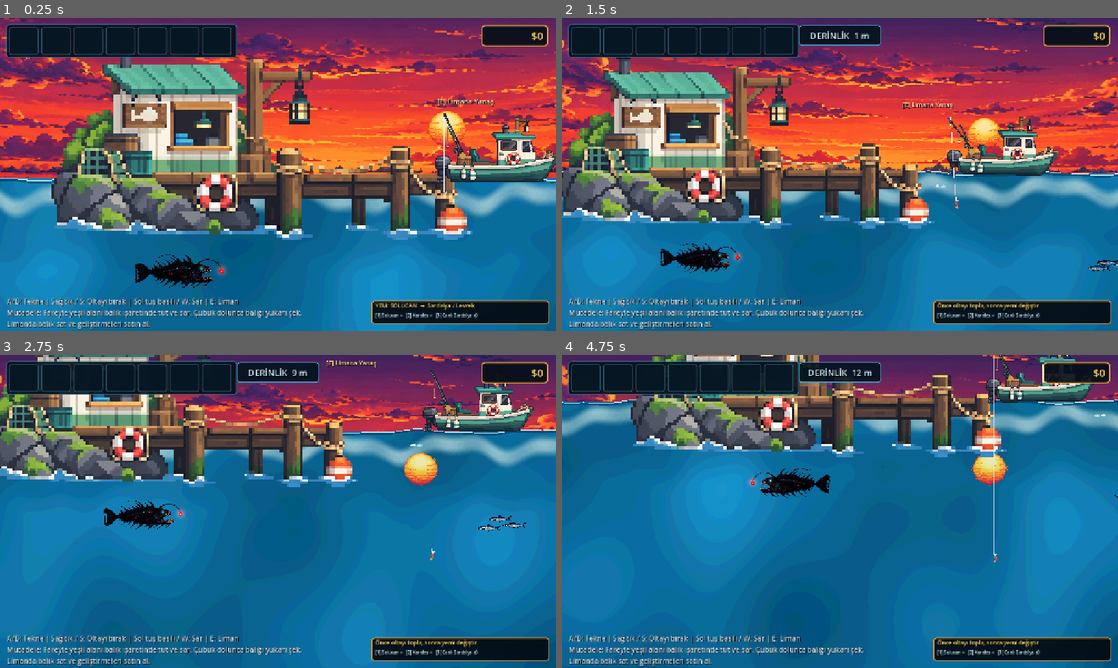
Above: before the commit, frames 1-4 (two rows, left to right).
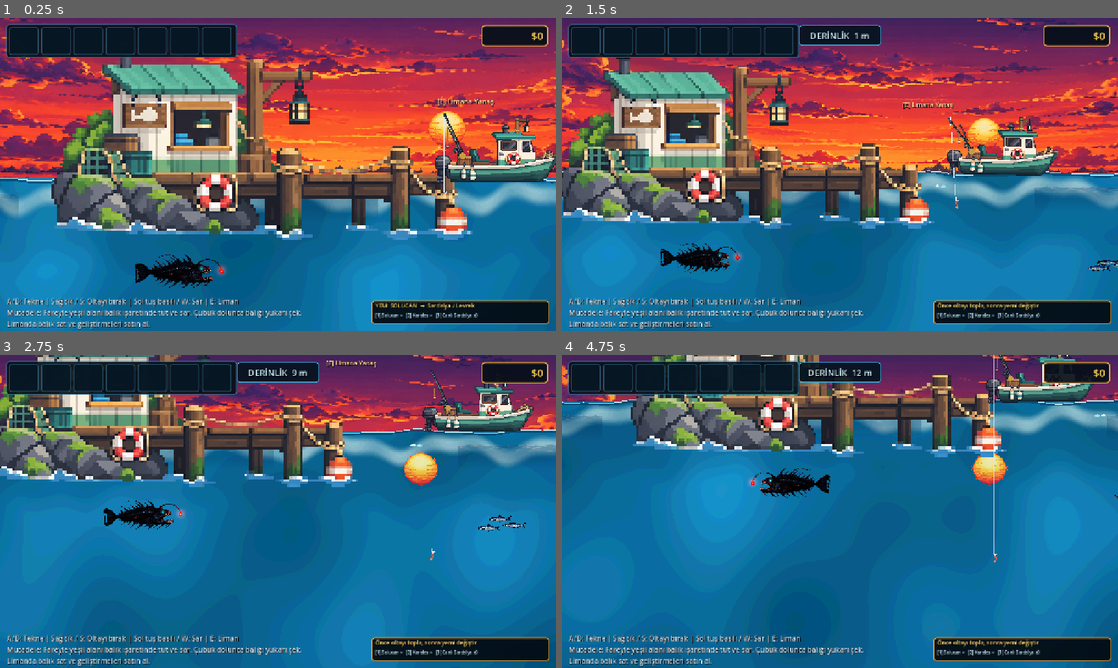
Above: after the commit, the same moments.

Repository: mirackayademir/TinyFisher
Game: Godot game, scene res://scenes/world.tscn
Same seed, same stepped clock (60 frames per second), same inputs: the game is played once before the commit and once after it.
Inputs (mouse positions are in pixels of both pictures, inside the frame that each line leads up to):
- Up to frame 1 (0.25 s): no input
- Up to frame 2 (1.5 s): tap Enter at 0.5 s; move the mouse to (962, 158) at 0.52 s; hold D (move_right) 0.53-1.28 s; tap E (dock) at 0.6 s; click (962, 158) at 0.67 s; move the mouse to (728, 190) at 1.27 s; hold S from 1.28 s (still down); tap 1 at 1.35 s
- Up to frame 3 (2.75 s): move the mouse to (333, 442) at 2.02 s; release S at 2.03 s; hold D (move_right) from 2.03 s (still down); tap 2 at 2.1 s
- Up to frame 4 (4.75 s): move the mouse to (812, 574) at 2.77 s; release D (move_right) at 2.78 s; hold W 2.78-3.53 s; tap 3 at 2.85 s; click (812, 574) at 2.92 s; move the mouse to (1006, 558) at 3.52 s; hold A (move_left) from 3.53 s (still down); tap E (dock) at 3.6 s; move the mouse to (673, 464) at 4.27 s; tap 1 at 4.35 s

The runs differ from the first frame. In frame 1, 0.4% of the frame differs, in the area x 0-68%, y 56-62%; in frame 2, 0.6%; in frame 3, 0.6%, in the area x 28-100%, y 28-55%; in frame 4, 0.5%.

Commit message:
Add ocean surface layer 4 of 36

Diff:
--- a/scenes/environment_layers.gd
+++ b/scenes/environment_layers.gd
@@ -2,7 +2,7 @@
 
 # TinyFisher katmanli dunya altyapisi.
 # 36 environment gorseli TEK TEK eklenecek.
-# Aktif: 1) sky_base_01.png  2) sun_01_TEMP.png  3) horizon_land_01.png
+# Aktif: 1) sky_base_01.png  2) sun_01_TEMP.png  3) horizon_land_01.png  4) ocean_surface_base_01.png
 
 const ENV_ROOT_NAME: String = "EnvironmentLayers"
 const DECOR_SEED: int = 9042026
@@ -17,6 +17,7 @@
 
 # Siralama: eski shader gokyuzu en arkada, yeni sky onun ustunde,
 # Horizon sky'in ustunde fakat Water'in arkasinda kalir.
+# OceanSurface ise mevcut Water'in ustunde sadece ince, yari saydam bir yuzey dokusudur.
 const Z_LEGACY_SKY: int = -11
 const Z_SKY_BASE: int = -10
 const Z_SUN: int = -7
@@ -40,6 +41,7 @@
 const SKY_TEXTURE_PATH: String = "res://assets/environment/surface/sky_base_01.png"
 const SUN_TEXTURE_PATH: String = "res://assets/environment/surface/sun_01_TEMP.png"
 const HORIZON_TEXTURE_PATH: String = "res://assets/environment/surface/horizon_land_01.png"
+const OCEAN_SURFACE_TEXTURE_PATH: String = "res://assets/environment/surface/ocean_surface_base_01.png"
 
 var _scene_id: int = 0
 var _world: Node2D = null
@@ -51,7 +53,7 @@
 func _ready() -> void:
 	process_mode = Node.PROCESS_MODE_ALWAYS
 	_rng.seed = DECOR_SEED
-	print("ENVIRONMENT LAYERS V8: HORIZON 25 PX ASAGI ALINDI")
+	print("ENVIRONMENT LAYERS V9: GORSEL 4/36 OCEAN SURFACE EKLENDI")
 
 
 func _process(_delta: float) -> void:
@@ -87,7 +89,8 @@
 	_build_sky_only()
 	_build_sun_only()
 	_build_horizon_only()
-	print("ENVIRONMENT: SKY + SUN + HORIZON aktif - 3/36")
+	_build_ocean_surface_only()
+	print("ENVIRONMENT: SKY + SUN + HORIZON + OCEAN SURFACE aktif - 4/36")
 
 
 func _prepare_base_layer_order() -> void:
@@ -249,6 +252,65 @@
 		sprite.position = Vector2(x, center_y)
 		sprite.scale = Vector2.ONE * scale_factor
 		sprite.modulate = Color(0.78, 0.80, 0.92, 0.82)
+		root.add_child(sprite)
+
+		x += tile_width - 1.0
+		tile_index += 1
+
+
+# -----------------------------------------------------------------------------
+# GORSEL 4 / 36 - OCEAN SURFACE BASE
+# -----------------------------------------------------------------------------
+
+func _build_ocean_surface_only() -> void:
+	var layer: Node2D = get_layer("OceanSurfaceLayer")
+	if layer == null or layer.get_node_or_null("OceanSurfaceArt") != null:
+		return
+
+	var texture: Texture2D = _load_texture(OCEAN_SURFACE_TEXTURE_PATH)
+	if texture == null:
+		return
+
+	var texture_size: Vector2 = texture.get_size()
+	if texture_size.x <= 0.0 or texture_size.y <= 0.0:
+		return
+
+	var root: Node2D = Node2D.new()
+	root.name = "OceanSurfaceArt"
+	layer.add_child(root)
+
+	# Bu asset yeni bir deniz tabani gibi kullanilmaz.
+	# Mevcut ocean shader korunur; gorsel sadece yuzeyin ilk 118 px'ine hafif doku verir.
+	# Alt kenar shader ile sifira fade olur, boylece suyun ortasinda duz bir ek yeri olusmaz.
+	var fade_shader: Shader = Shader.new()
+	fade_shader.code = (
+		"shader_type canvas_item;\n"
+		+ "uniform float opacity = 0.30;\n"
+		+ "void fragment() {\n"
+		+ "    vec4 tex = texture(TEXTURE, UV);\n"
+		+ "    float bottom_fade = 1.0 - smoothstep(0.46, 1.0, UV.y);\n"
+		+ "    COLOR = vec4(tex.rgb, tex.a * bottom_fade * opacity);\n"
+		+ "}\n"
+	)
+
+	var fade_material: ShaderMaterial = ShaderMaterial.new()
+	fade_material.shader = fade_shader
+
+	var target_height: float = 118.0
+	var scale_factor: float = target_height / texture_size.y
+	var tile_width: float = maxf(texture_size.x * scale_factor, 1.0)
+	var center_y: float = WATER_SURFACE_Y + (target_height * 0.5) + 2.0
+	var x: float = WORLD_LEFT_X + tile_width * 0.5
+	var tile_index: int = 0
+
+	while x < WORLD_RIGHT_X + tile_width * 0.5:
+		var sprite: Sprite2D = Sprite2D.new()
+		sprite.name = "Tile_%02d" % tile_index
+		sprite.texture = texture
+		sprite.texture_filter = CanvasItem.TEXTURE_FILTER_NEAREST
+		sprite.material = fade_material
+		sprite.position = Vector2(x, center_y)
+		sprite.scale = Vector2.ONE * scale_factor
 		root.add_child(sprite)
 
 		x += tile_width - 1.0
